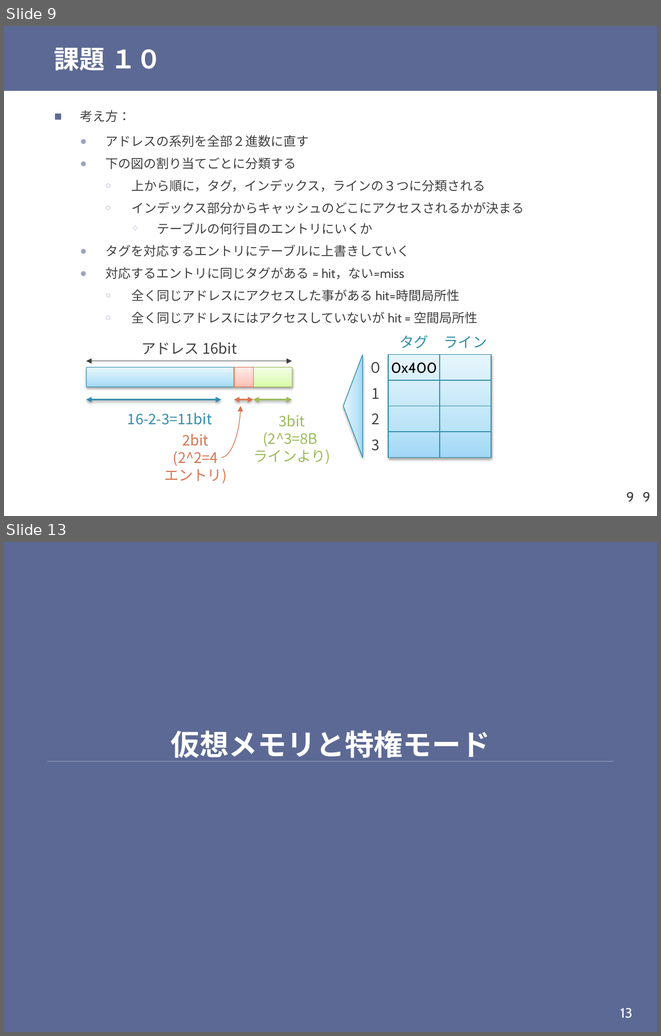
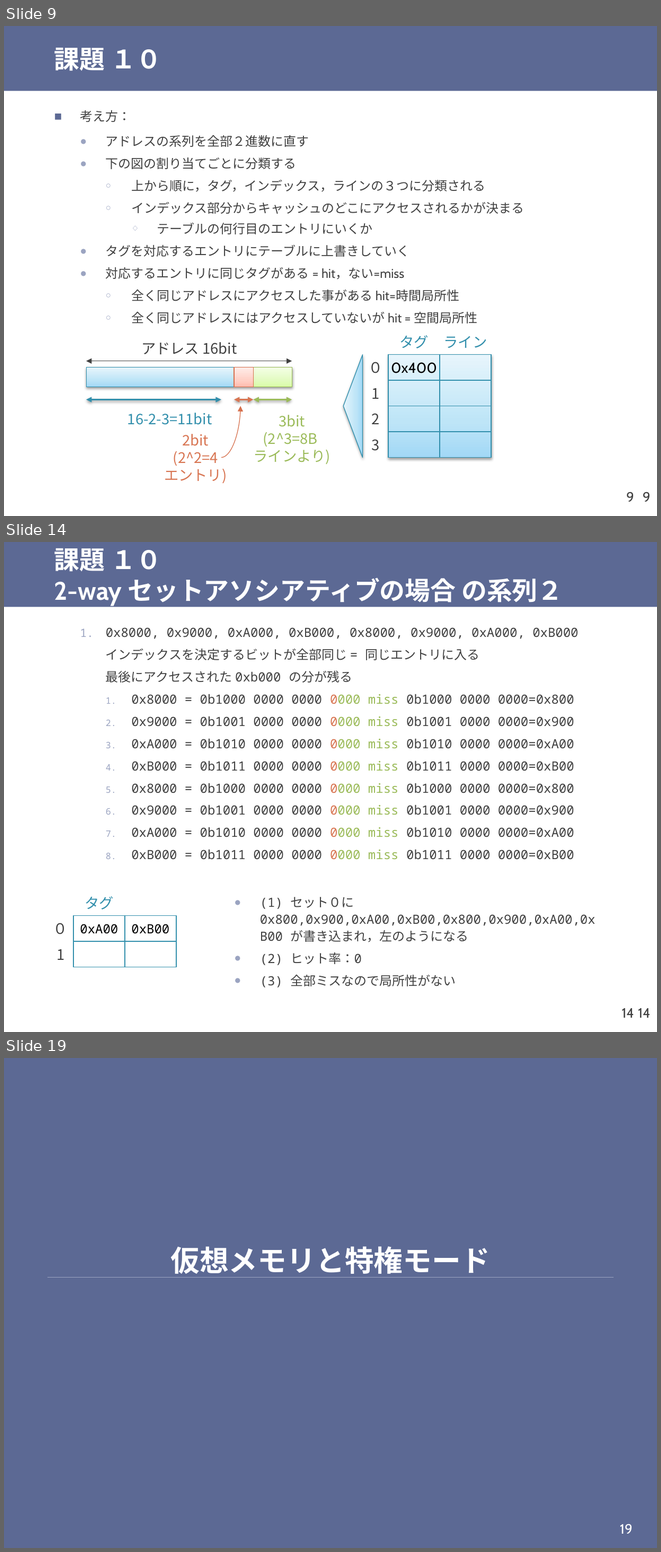
Before and after one commit to shioyadan/otya-computer-architecture-i, a slide deck: cai-shioya-11.pptx. Shown one above the other, each under a label of ours: slides 9 and 13 before the commit, slides 9, 14 and 19 after it; the slides between them are not shown. The pictures are 661x1036 and 661x1552 pixels, drawn with LibreOffice and Linux fonts; fonts in the diff are those of the drawing. Boxes give left, top, right and bottom in pixels: in the first picture for what was removed or moved away, otherwise in the second. Text is boxed around its words. In the diff, an @@ line names an element or a change of style, - is before the commit and + after.

```diff
--- a/cai-shioya-11.pptx
+++ b/cai-shioya-11.pptx
@@ slide 14 added at [4, 542, 657, 1032], background #FFFFFF; not listed: 2 template elements that a slide beside it also shows @@
@@ title added at [54, 548, 563, 606], 28 pt, text #FFFFFF, bold @@
+課題 １０
+2-way セットアソシアティブの場合 の系列２
@@ text added at [106, 627, 578, 859], 14 pt, text #404040 @@
+  1. 0x8000, 0x9000, 0xA000, 0xB000, 0x8000, 0x9000, 0xA000, 0xB000
+    インデックスを決定するビットが全部同じ = 同じエントリに入る
+    最後にアクセスされた 0xb000 の分が残る
+    1. 0x8000 = 0b1000 0000 0000 0000 miss 0b1000 0000 0000=0x800
+    2. 0x9000 = 0b1001 0000 0000 0000 miss 0b1001 0000 0000=0x900
+    3. 0xA000 = 0b1010 0000 0000 0000 miss 0b1010 0000 0000=0xA00
+    4. 0xB000 = 0b1011 0000 0000 0000 miss 0b1011 0000 0000=0xB00
+    5. 0x8000 = 0b1000 0000 0000 0000 miss 0b1000 0000 0000=0x800
+    6. 0x9000 = 0b1001 0000 0000 0000 miss 0b1001 0000 0000=0x900
+    7. 0xA000 = 0b1010 0000 0000 0000 miss 0b1010 0000 0000=0xA00
+    8. 0xB000 = 0b1011 0000 0000 0000 miss 0b1011 0000 0000=0xB00
@@ text added at [85, 896, 114, 909], 16 pt, text #328FAC @@
+タグ
@@ text added at [260, 897, 595, 987], 14 pt, text #404040 @@
+  ● (1) セット０に 0x800,0x900,0xA00,0xB00,0x800,0x900,0xA00,0xB00 が書き込まれ，左のようになる
+  ● (2) ヒット率：0
+  ● (3) 全部ミスなので局所性がない
@@ text added at [53, 923, 68, 934], 16 pt, text #404040 @@
+０
@@ rectangle added at [73, 916, 125, 941], outline #328FAC 0.75 pt, 14 pt, text #000000 @@
+0xA00
@@ rectangle added at [125, 916, 176, 941], outline #328FAC 0.75 pt, 14 pt, text #000000 @@
+0xB00
@@ text added at [56, 949, 64, 960], 16 pt, text #404040 @@
+1
@@ rectangle added at [73, 941, 125, 967], outline #328FAC 0.75 pt @@
@@ rectangle added at [125, 941, 176, 967], outline #328FAC 0.75 pt @@
@@ page number added at [621, 1008, 634, 1017], 15 pt, text #404040 @@
+14
@@ what was slide 13 is now slide 19 @@
@@ page number at [620, 1523, 633, 1533]: text changed @@
-13
+19
```
Also in this commit, not shown: 8 slides changed, 6 other slides added, 6 other files.
